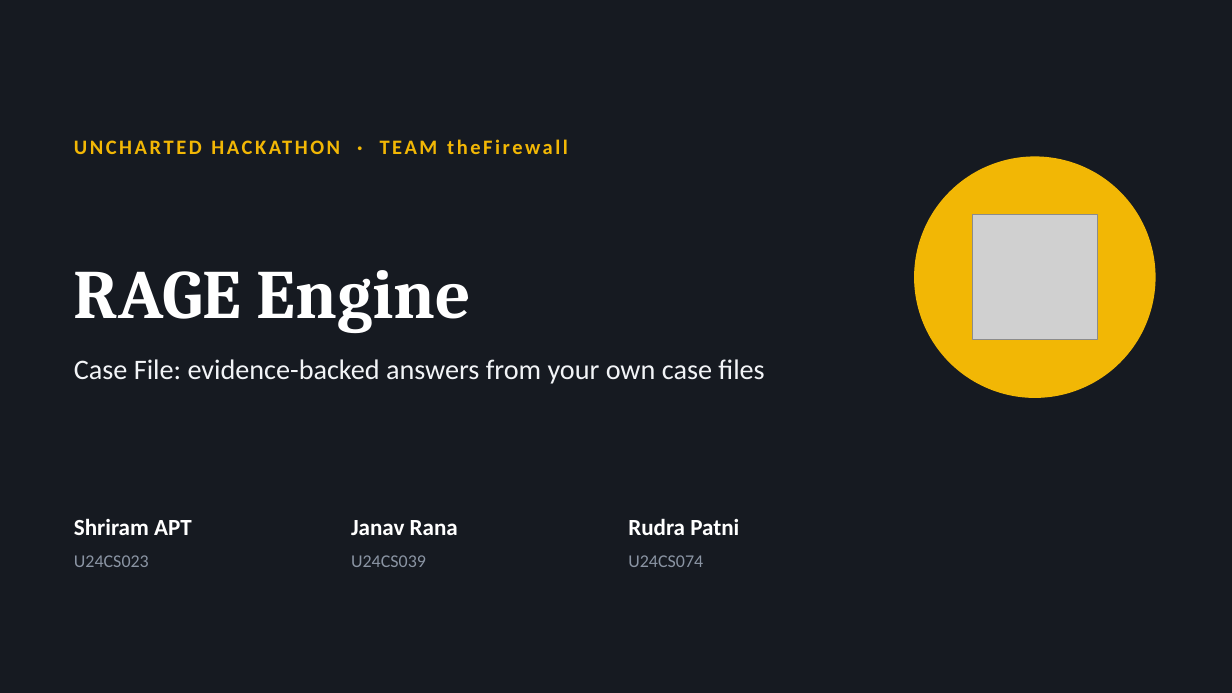
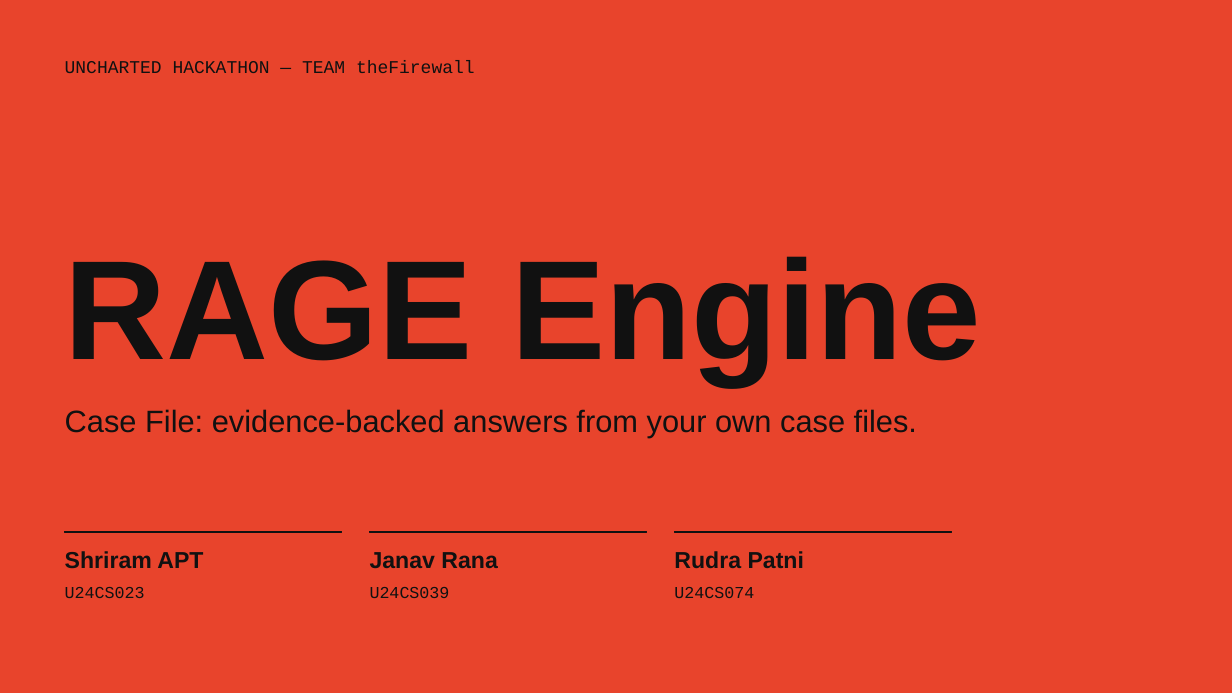
Before and after one commit to WarriorMage/RAGE-Engine, a slide deck: slide 1 of docs/RAGE-Engine-presentation.pptx. Drawn at 1232x693 pixels with LibreOffice and Linux fonts; fonts in the diff are those of the drawing; grey boxes stand for pictures. Boxes give left, top, right and bottom in pixels: in the first picture for what was removed or moved away, otherwise in the second. Text is boxed around its words. In the diff, an @@ line names an element or a change of style, - is before the commit and + after.

```diff
--- a/docs/RAGE-Engine-presentation.pptx
+++ b/docs/RAGE-Engine-presentation.pptx
@@ background #161A21 to #E8442C @@
@@ text at [65,60,475,73]: text changed; size 16 to 14 pt; font Calibri to Courier New; text colour #F2B705 to #111111; bold off @@
-UNCHARTED HACKATHON · TEAM theFirewall
+UNCHARTED HACKATHON — TEAM theFirewall
@@ title "RAGE Engine": place and size @@
-title "RAGE Engine" at [74,270,472,333]
+title "RAGE Engine" at [65,256,981,385]
@@ title "RAGE Engine" at [65,256,981,385]: size 54 to 110 pt, font Cambria to Arial, text colour #FFFFFF to #111111 @@
@@ ellipse removed at [915,157,1155,397] @@
@@ picture removed at [972,214,1097,339] @@
@@ text at [65,409,917,438]: text changed; size 22 to 24 pt; font Calibri to Arial; text colour #F2F4F7 to #111111 @@
-Case File: evidence-backed answers from your own case files
+Case File: evidence-backed answers from your own case files.
@@ rectangle added at [65,531,342,532], fill #111111, outline #111111 1 pt @@
@@ rectangle added at [370,531,647,532], fill #111111, outline #111111 1 pt @@
@@ rectangle added at [675,531,952,532], fill #111111, outline #111111 1 pt @@
@@ text "Shriram APT": place and size @@
-text "Shriram APT" at [74,518,192,535]
+text "Shriram APT" at [65,551,203,569]
@@ text "Janav Rana": place and size @@
-text "Janav Rana" at [351,520,458,535]
+text "Janav Rana" at [370,552,497,569]
@@ font Calibri to Arial, text colour #FFFFFF to #111111 in 3 elements at [370,552,497,569], [65,551,203,569], [674,551,804,569] @@
@@ text "Rudra Patni": place and size @@
-text "Rudra Patni" at [628,518,739,535]
+text "Rudra Patni" at [674,551,804,569]
@@ text "U24CS023": place and size @@
-text "U24CS023" at [74,555,149,567]
+text "U24CS023" at [65,587,145,598]
@@ text "U24CS039": place and size @@
-text "U24CS039" at [351,555,426,567]
+text "U24CS039" at [370,587,450,598]
@@ size 14 to 13 pt, font Calibri to Courier New, text colour #8A94A3 to #111111 in 3 elements at [370,587,450,598], [65,587,145,598], [674,587,754,598] @@
@@ text "U24CS074": place and size @@
-text "U24CS074" at [628,555,703,567]
+text "U24CS074" at [674,587,754,598]
```
Also in this commit, not shown: 9 other slides changed.
